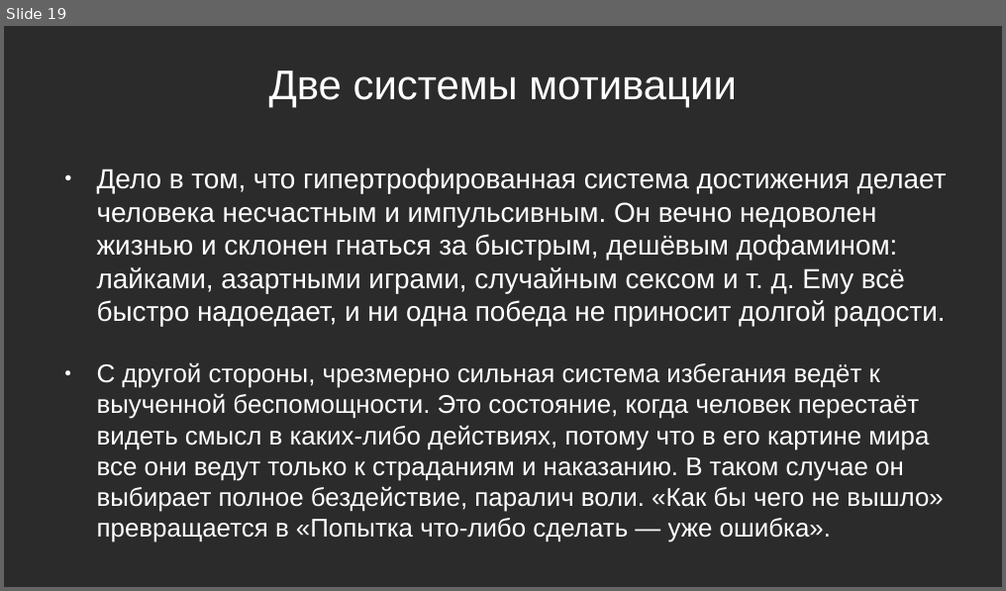
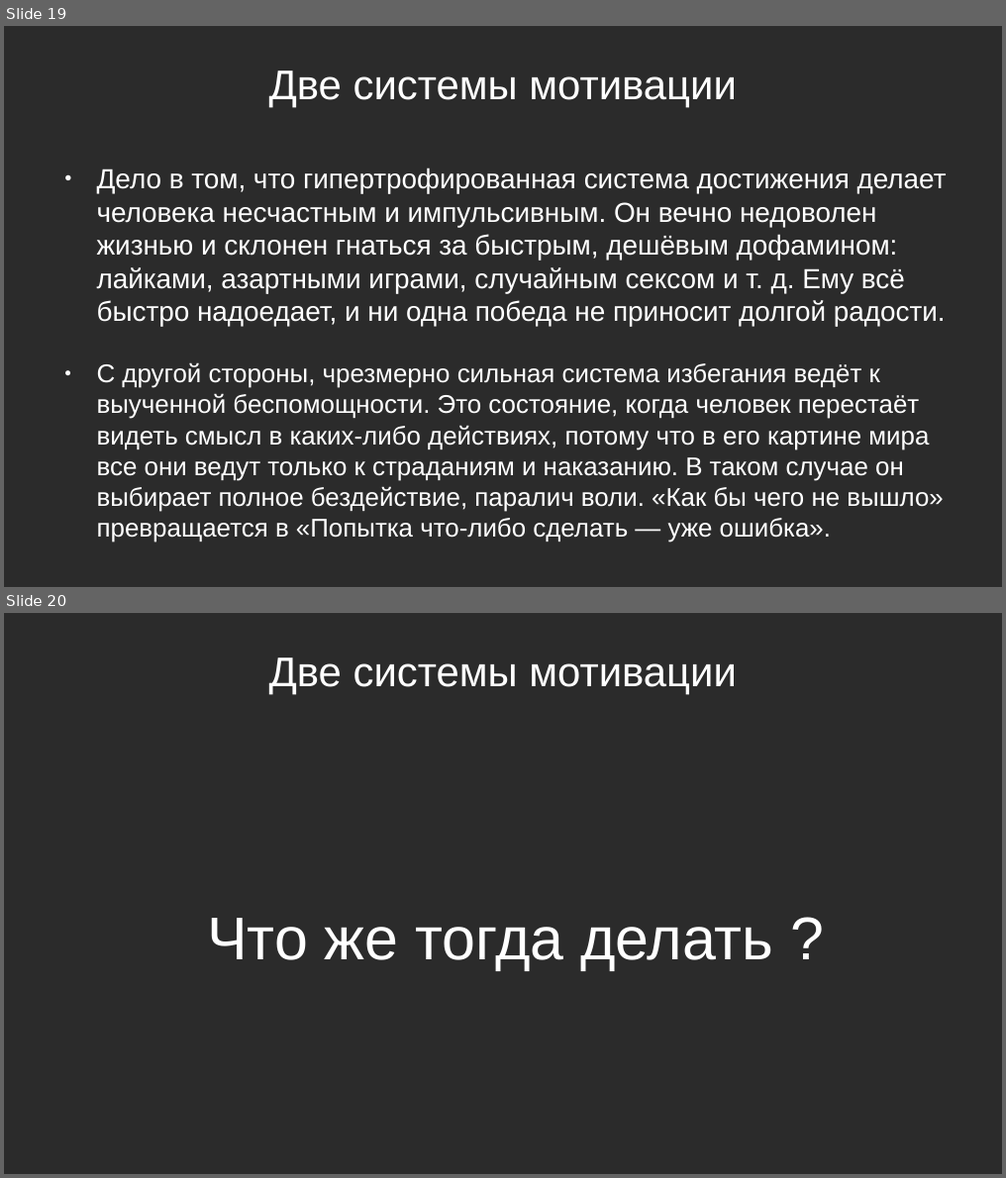
Before and after one commit to Chularev/articles, a slide deck: Psychology/Гомеостаз и мотивация (практика).odp. Shown one above the other, each under a label of ours: slide 19 before the commit, slides 19 and 20 after it. The pictures are 1006x591 and 1006x1178 pixels, drawn with LibreOffice and Linux fonts; fonts in the diff are those of the drawing; background and template pictures are left out; a plain dark background stands for a picture behind light text. Boxes give left, top, right and bottom in pixels: in the first picture for what was removed or moved away, otherwise in the second. Text is boxed around its words. In the diff, an @@ line names an element or a change of style, - is before the commit and + after.

Commit message:
еьз

```diff
--- a/Psychology/Гомеостаз и мотивация (практика).odp
+++ b/Psychology/Гомеостаз и мотивация (практика).odp
@@ slide 20 added at bbox=[4, 613, 1002, 1174], background picture (left out) @@
@@ title added at bbox=[269, 658, 737, 694], 33 pt, text #FFFFFF @@
+Две системы мотивации
@@ text added at bbox=[207, 918, 773, 971], 48 pt, text #FFFFFF @@
+Что же тогда делать ?
```
